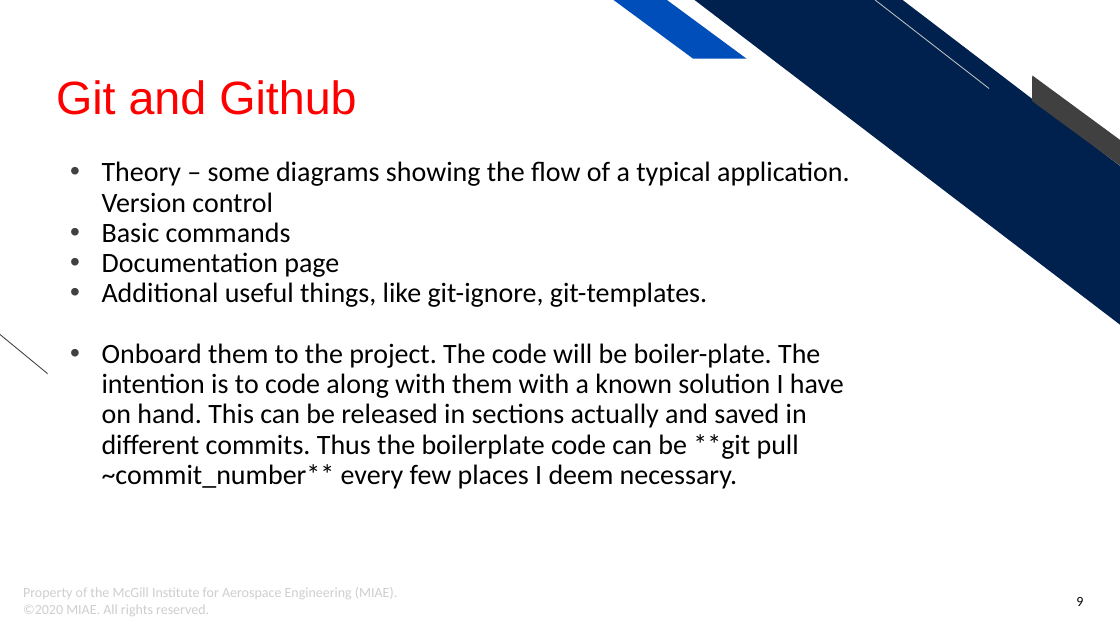
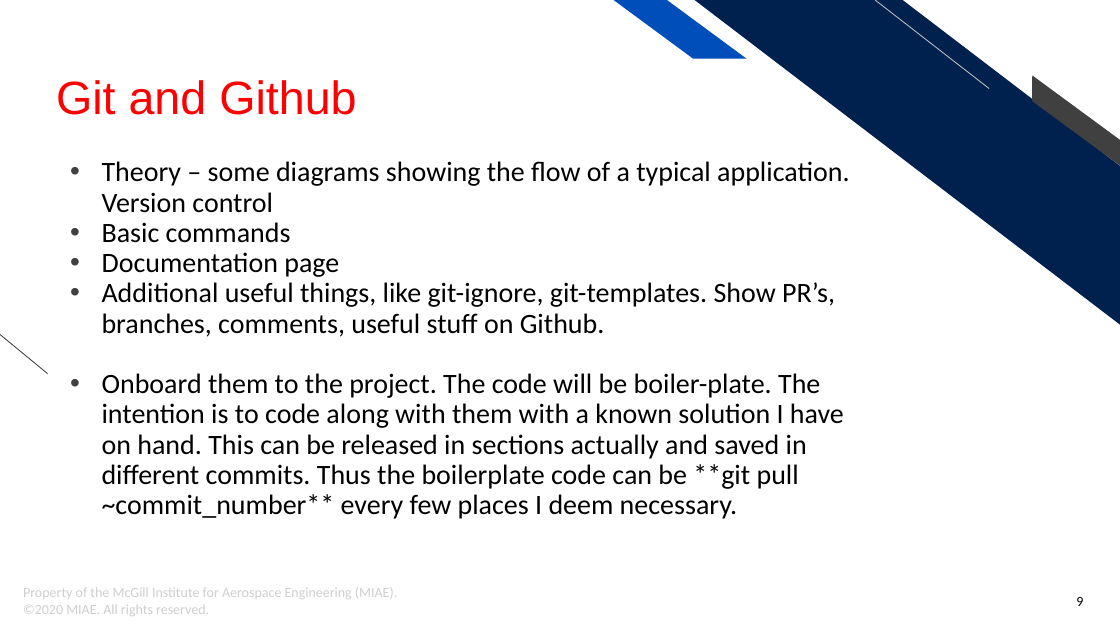
Before and after one commit to mowglu/MIAE-Python, a slide deck: slide 9 of Python Tutorial - MIAE.pptx. Drawn at 1120x630 pixels with LibreOffice and Linux fonts; fonts in the diff are those of the drawing; background and template pictures are left out. Boxes give left, top, right and bottom in pixels: in the first picture for what was removed or moved away, otherwise in the second. Text is boxed around its words. In the diff, an @@ line names an element or a change of style, - is before the commit and + after.

```diff
--- a/Python Tutorial - MIAE.pptx
+++ b/Python Tutorial - MIAE.pptx
@@ text at [102,282,835,337]: text changed @@
-• Additional useful things, like git-ignore, git-templates.
+• Additional useful things, like git-ignore, git-templates. Show PR’s, branches, comments, useful stuff on Github.
```
Also in this commit, not shown: 4 other files.
